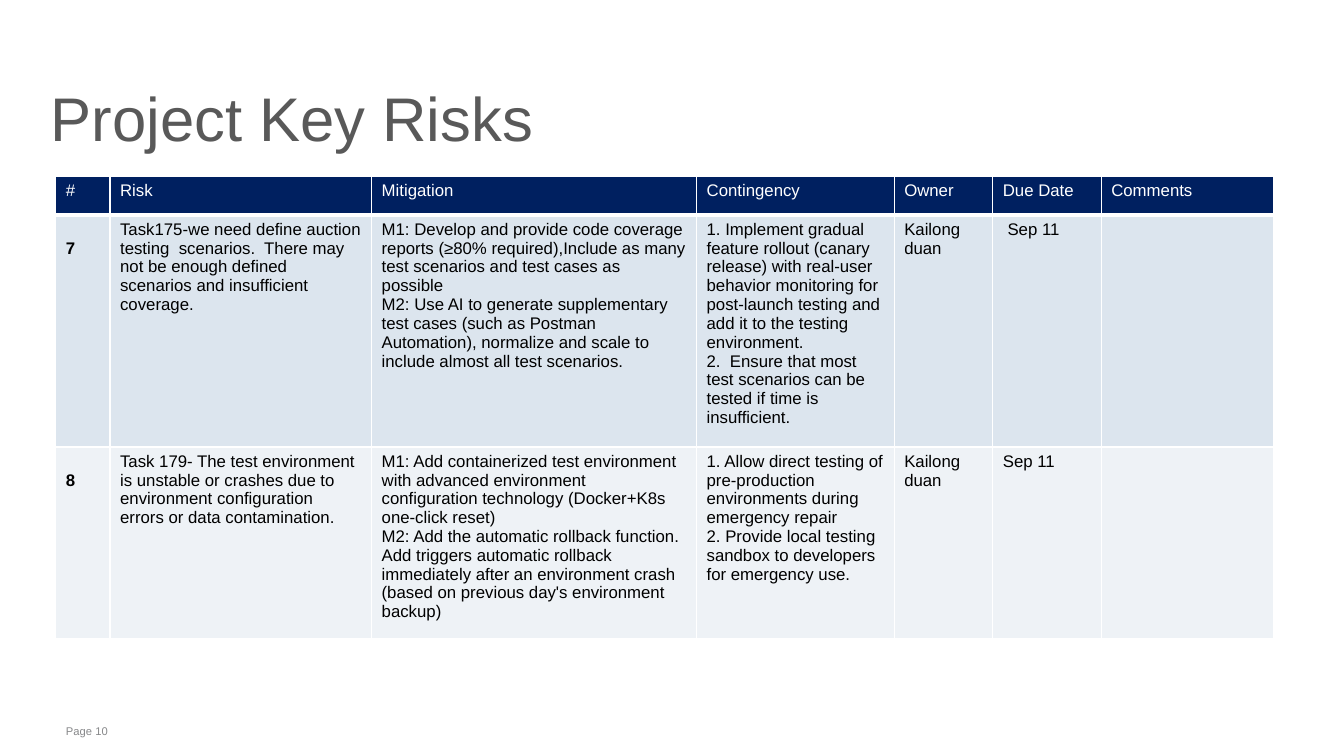
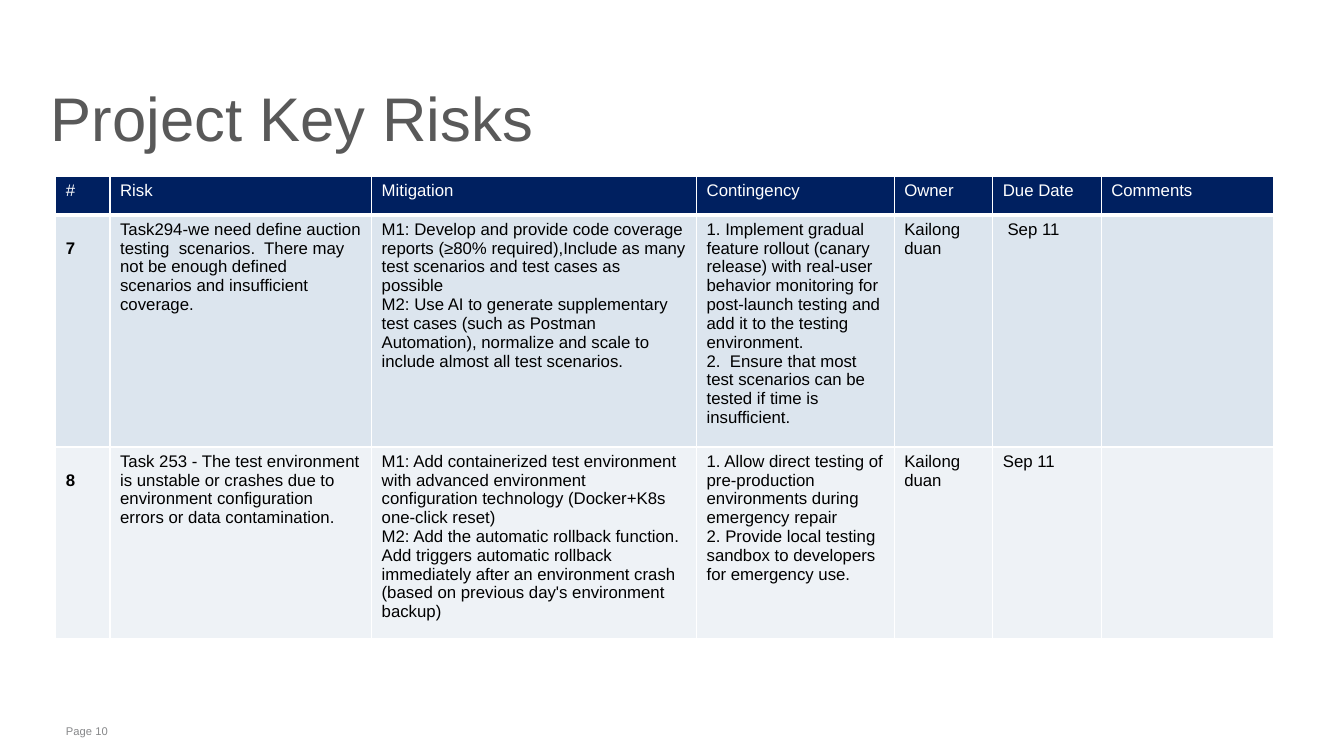
Before and after one commit to dkl520/cs7315_project, a slide deck: slide 10 of 3/group2 - proj3.pptx. Drawn at 1344x756 pixels with LibreOffice and Linux fonts; fonts in the diff are those of the drawing. Boxes give left, top, right and bottom in pixels: in the first picture for what was removed or moved away, otherwise in the second. Text is boxed around its words. In the diff, an @@ line names an element or a change of style, - is before the commit and + after.

```diff
--- a/3/group2 - proj3.pptx
+++ b/3/group2 - proj3.pptx
@@ table at (x1=55, y1=176, x2=1273, y2=636) @@
-row 2, column 2: Task175-we need define auction testing scenarios. There may not be enough defined scenarios and insufficient coverage.
+row 2, column 2: Task294-we need define auction testing scenarios. There may not be enough defined scenarios and insufficient coverage.
-row 3, column 2: Task 179- The test environment is unstable or crashes due to environment configuration errors or data contamination.
+row 3, column 2: Task 253 - The test environment is unstable or crashes due to environment configuration errors or data contamination.
```
Also in this commit, not shown: 4 other slides changed, 2 other files.
